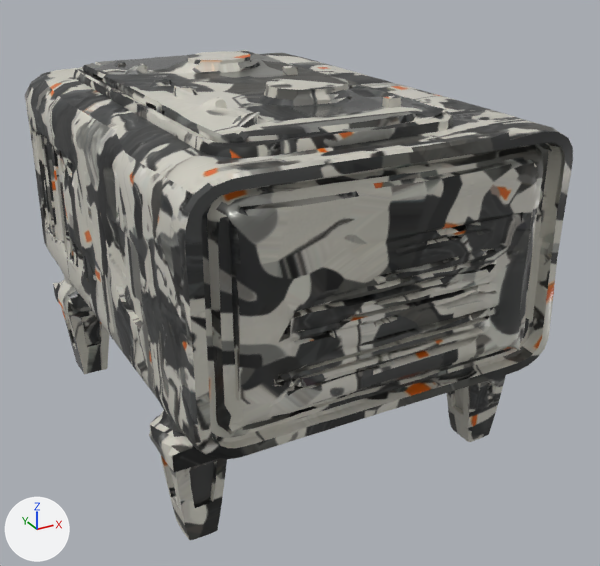
One commit to the glTF model content/models/devices/emitter/emitter_body.gltf: the scene before it, then after it.
Before and after are seen from a camera (50 mm lens) standing at (-0.456, -1.022, 0.349) and looking at (0.073, -0.061, -0.131). The axes (+X, +Y, +Z) are drawn at lower left. The lights are the same throughout. The first picture is the older version. Vertices at exactly the same position are counted once.

The scene before the commit, as lines of its bpy script (objects in view):
```python
me_body = bpy.data.meshes.new('Body')
me_body.from_pydata(...)  # 11003 vertices, 21550 faces; spans x -0.213..0.287, y -0.35..0.35, z -0.33..0.17
me_body.materials.append(mat_emitter_body)
ob_body = bpy.data.objects.new('Body', me_body)
ob_body.location = (0.0, 0.0, 0.0)
```
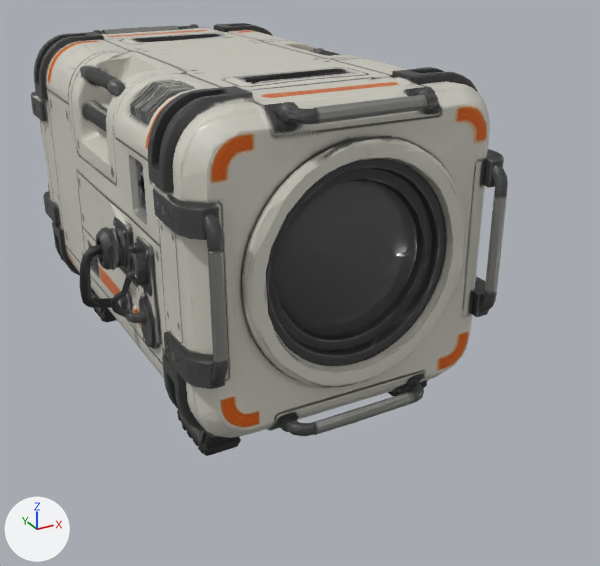
What differs and where, as boxes [x1, y1, x2, y2] in the pictures (600 x 566 px):
'Body', reshaped (13% narrower, 12% shorter): before [25, 50, 573, 540]; after [31, 23, 508, 456]

The change in detail:
me_body is used by ob_body; location (0.0, 0.0, 0.0).
me_body had 11003 vertices, 21550 faces and spanned x -0.213..0.287, y -0.35..0.35, z -0.33..0.17.
me_body now has 11930 vertices, 23935 faces and spans x -0.25..0.25, y -0.35..0.35, z -0.242..0.191.
me_body part 1: the loose piece of 10213 vertices spanning x -0.213..0.287, y -0.35..0.35, z -0.33..0.17 is rebuilt with 11930 vertices and now spans x -0.25..0.25, y -0.35..0.35, z -0.242..0.191.
Other edits to the shape of me_body do not show in these pictures.
